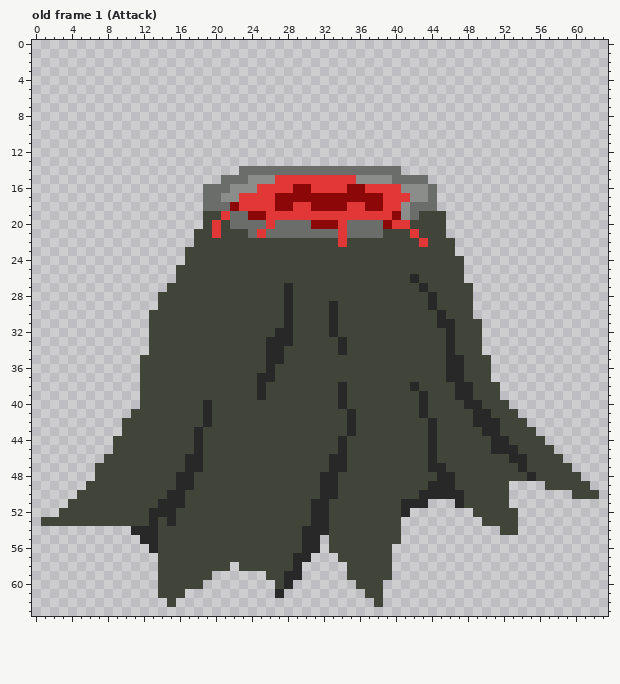
File history of a pixel-art file, games/long-way/assets/art/characters/volcano.aseprite. The picture above was drawn from the file before the commit.
64x64 pixels, 14 frames. Shown: old frame 1 (Attack). The commit also changed other frames, which this record leaves out.
After:
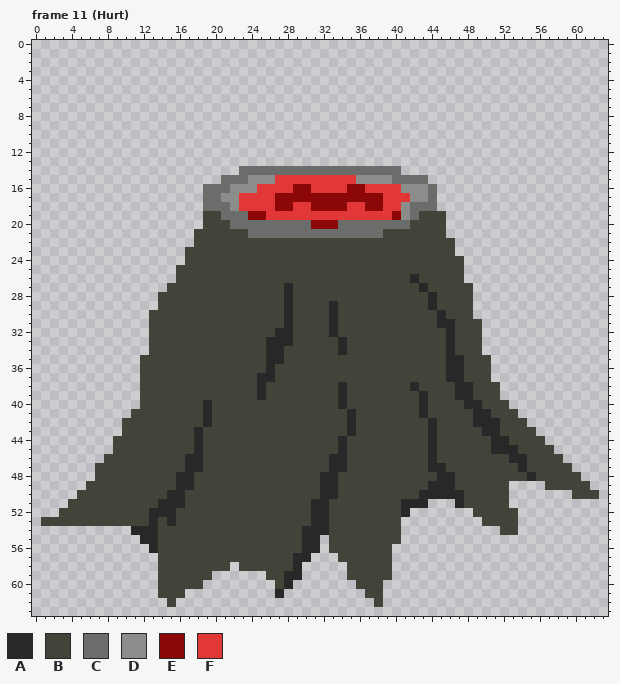
Palette (. is transparent): A #292829  B #414439  C #6a6d6a  D #8b8d8b  E #8c0707  F #e13737
A new or re-ordered frame is compared with the old frame closest to it.
The edit:
{"change": "frames 14 -> 18"}
{"where": "frame 11 (Hurt) is new; against old frame 1 (Attack), layer \"lava\""}
{"frame":11,"y":18,"x":22,"old":"E","new":"D"}
{"frame":11,"y":19,"x":21,"old":"F","new":"C"}
{"frame":11,"y":20,"x":20,"old":"F","new":"B"}
{"frame":11,"y":20,"x":26,"old":"F","new":"C"}
{"frame":11,"y":20,"x":34,"old":"F","new":"C"}
{"frame":11,"y":20,"x":39,"old":"EFF","new":"CCC"}
{"frame":11,"y":21,"x":20,"old":"F","new":"B"}
{"frame":11,"y":21,"x":25,"old":"F","new":"C"}
{"frame":11,"y":21,"x":34,"old":"F","new":"C"}
{"frame":11,"y":21,"x":42,"old":"F","new":"B"}
{"frame":11,"y":22,"x":34,"old":"F","new":"B"}
{"frame":11,"y":22,"x":43,"old":"F","new":"B"}
